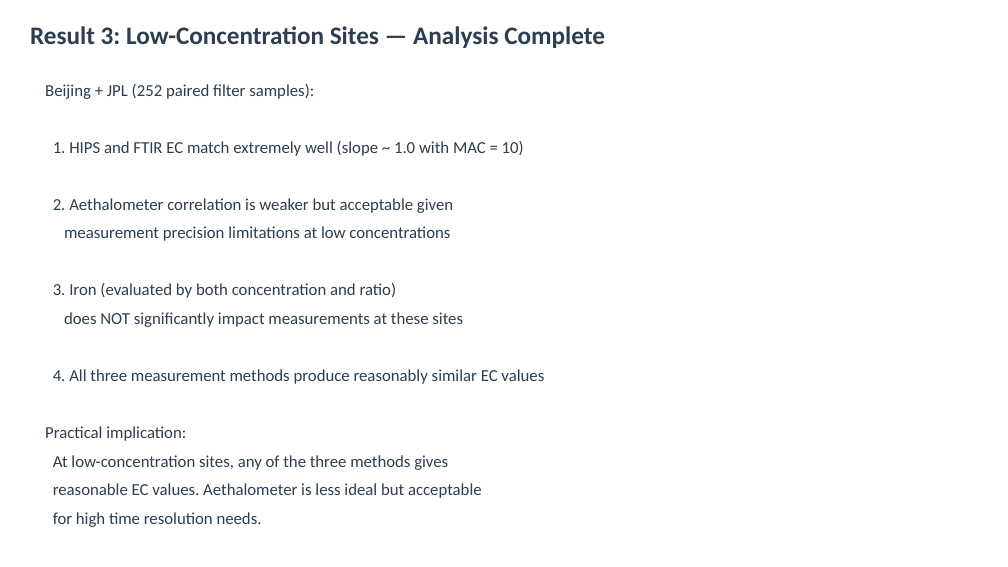
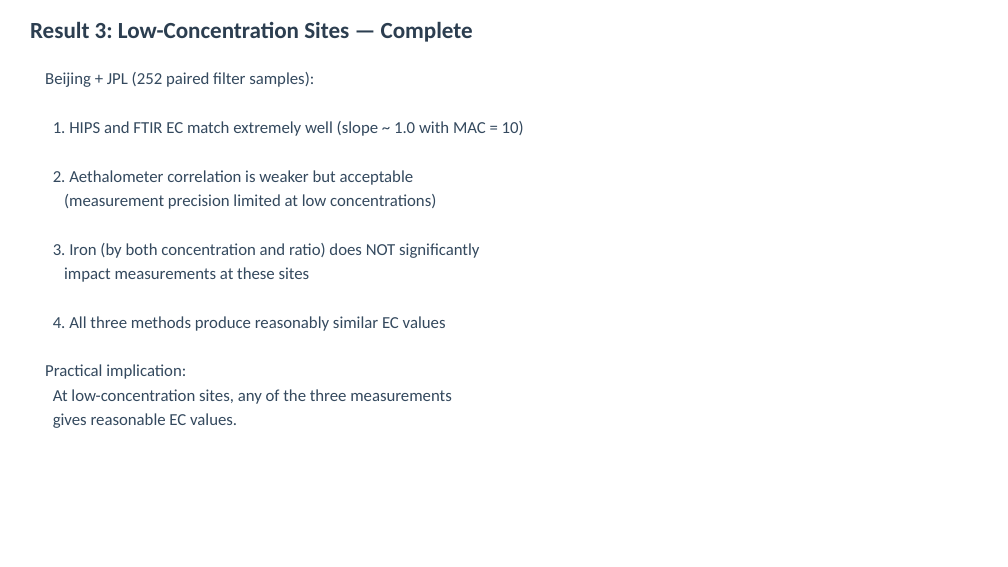
Before and after one commit to ahzs645/aethmodular, a slide deck: slide 7 of research/ftir_hips_chem/output/state_of_knowledge_presentation.pptx (slide 6 before the commit). Drawn at 1008x567 pixels with LibreOffice and Linux fonts; fonts in the diff are those of the drawing. Boxes give left, top, right and bottom in pixels: in the first picture for what was removed or moved away, otherwise in the second. Text is boxed around its words. In the diff, an @@ line names an element or a change of style, - is before the commit and + after.

```diff
--- a/research/ftir_hips_chem/output/state_of_knowledge_presentation.pptx
+++ b/research/ftir_hips_chem/output/state_of_knowledge_presentation.pptx
@@ text at (30, 21, 473, 42): text changed; size 24 to 22 pt @@
-Result 3: Low-Concentration Sites — Analysis Complete
+Result 3: Low-Concentration Sites — Complete
@@ text "Beijing + JPL (252 paired ...": place and size @@
-text "Beijing + JPL (252 paired ..." at (45, 84, 544, 527)
+text "Beijing + JPL (252 paired ..." at (45, 72, 524, 428)
@@ text at (45, 72, 524, 379): text colour #2C3E50 to #34495E in "Beijing + JPL (252 paired filter samples):", "1. HIPS and FTIR EC match extremely ...", "Practical implication:"; less space between paragraphs @@
@@ text at (53, 170, 479, 331): text changed; text colour #2C3E50 to #34495E @@
-2. Aethalometer correlation is weaker but acceptable given
-measurement precision limitations at low concentrations
-3. Iron (evaluated by both concentration and ratio)
-does NOT significantly impact measurements at these sites
-4. All three measurement methods produce reasonably similar EC values
+2. Aethalometer correlation is weaker but acceptable
+(measurement precision limited at low concentrations)
+3. Iron (by both concentration and ratio) does NOT significantly
+impact measurements at these sites
+4. All three methods produce reasonably similar EC values
@@ text at (53, 389, 452, 428): text changed; text colour #2C3E50 to #34495E @@
-At low-concentration sites, any of the three methods gives
-reasonable EC values. Aethalometer is less ideal but acceptable
-for high time resolution needs.
+At low-concentration sites, any of the three measurements
+gives reasonable EC values.
```
Also in this commit, not shown: 9 other slides changed, 2 slides added, 1 slide removed, 1 other file.
